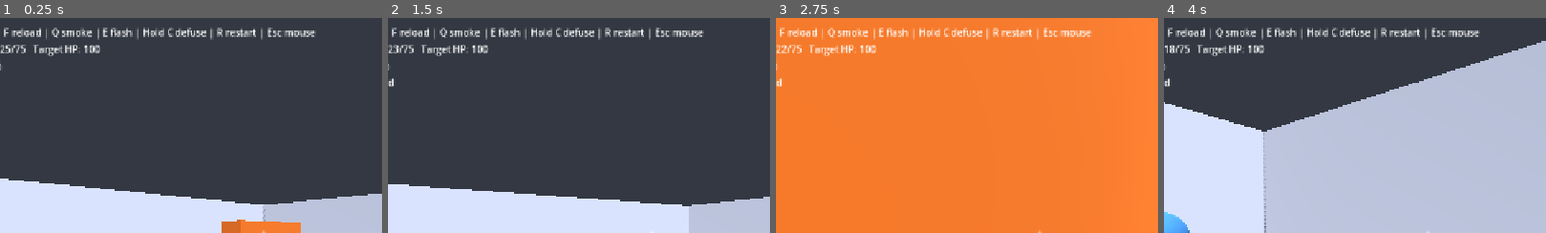
Above: before the commit, frames 1-4 (left to right).
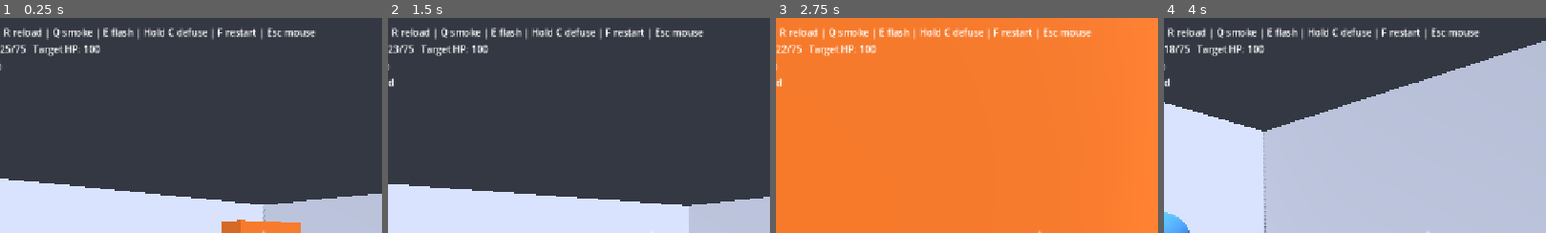
Above: after the commit, the same moments.

Repository: Wonho2007/callout-trainer
Game: Godot game, scene res://scenes/main.tscn
Two runs of this game, one before a commit and one after it. Both use one fixed random seed, a clock stepped at 60 frames per second and the inputs below.
Inputs (mouse positions are % of the whole screen's width and height, from its top left):
- Up to frame 1 (0.25 s): no input
- Up to frame 2 (1.5 s): tap Enter at 0.5 s; move the mouse to (55, 50) at 0.52 s; hold C (defuse) 0.53-1.28 s; hold W (move_forward) from 0.53 s (still down); tap Space (jump) at 0.77 s; click (55, 50) at 0.8 s; move the mouse to (45, 50) at 1.27 s; click (45, 50) at 1.35 s
- Up to frame 3 (2.75 s): keep holding W (move_forward); tap Space (jump) at 1.52 s; tap C (defuse) at 1.55 s; move the mouse to (52, 48) at 2.02 s; hold Ctrl (crouch) from 2.03 s (still down); click (52, 48) at 2.3 s
- Up to frame 4 (4 s): keep holding W (move_forward); move the mouse to (49, 52) at 2.77 s; release Ctrl (crouch) at 2.78 s; tap C (defuse) at 2.85 s; tap Space (jump) at 3.02, 3.77 s; move the mouse to (57, 51) at 3.52 s; press the mouse at (57, 51) at 3.53 s
The pictures show only the part of the screen within x 16-66%, y 0-50%; the shares and areas given below are measured in that part.

The runs differ from the first frame. In frame 1, 1.2% of the frame differs, in the area x 2-59%, y 4-11%; in frame 2, 1.2%; in frame 3, 1.3%; in frame 4, 1.2%.

Commit message:
Add bullet tracers (visual) and swap reload/restart keys (Person 1)
weapons/tracer.gd draws a short-lived streak from a muzzle offset to the shot's
impact, spawned on the weapon's fired signal. The shot stays hitscan — no travel
time, no gameplay or fairness change; tracer is cosmetic and works for any
shooter. Input swap: reload is now R, restart is now F; HUD hints and round-end
messages updated to match.

Verified in Godot 4.4.1: tracer visible from a barrel offset and short-lived;
R reloads, F restarts. check_repo passes.

Diff:
--- a/project.godot
+++ b/project.godot
@@ -61,7 +61,7 @@
 }
 restart={
 "deadzone": 0.5,
-"events": [Object(InputEventKey,"resource_local_to_scene":fa …(140 unchanged characters)… d":false,"keycode":0,"physical_keycode":82,"key_label":0,"unicode":0,"location":0,"echo":false,"script":null)
+"events": [Object(InputEventKey,"resource_local_to_scene":fa …(140 unchanged characters)… d":false,"keycode":0,"physical_keycode":70,"key_label":0,"unicode":0,"location":0,"echo":false,"script":null)
 ]
 }
 toggle_mouse={
@@ -76,7 +76,7 @@
 }
 reload={
 "deadzone": 0.5,
-"events": [Object(InputEventKey,"resource_local_to_scene":fa …(140 unchanged characters)… d":false,"keycode":0,"physical_keycode":70,"key_label":0,"unicode":0,"location":0,"echo":false,"script":null)
+"events": [Object(InputEventKey,"resource_local_to_scene":fa …(140 unchanged characters)… d":false,"keycode":0,"physical_keycode":82,"key_label":0,"unicode":0,"location":0,"echo":false,"script":null)
 ]
 }
 throw_smoke={
--- a/scenes/main.gd
+++ b/scenes/main.gd
@@ -169,7 +169,7 @@
 func _update_hud() -> void:
 	var hud := get_node_or_null("HUD/Hints")
 	if hud:
-		hud.text = "WASD move | LMB fire | F reload | Q smoke | E flash | Hold C defuse | R restart | Esc mouse"
+		hud.text = "WASD move | LMB fire | R reload | Q smoke | E flash | Hold C defuse | F restart | Esc mouse"
 
 
 func _update_status() -> void:
@@ -197,11 +197,11 @@
 		return
 	match _round_state:
 		"defused":
-			label.text = "SPIKE DEFUSED — round won.  Press R to restart."
+			label.text = "SPIKE DEFUSED — round won.  Press F to restart."
 		"detonated":
-			label.text = "SPIKE DETONATED — round lost.  Press R to restart."
+			label.text = "SPIKE DETONATED — round lost.  Press F to restart."
 		"player_down":
-			label.text = "YOU ARE DOWN — round lost.  Press R to restart."
+			label.text = "YOU ARE DOWN — round lost.  Press F to restart."
 		_:
 			if _spike:
 				var pct := int(_spike.defuse_progress * 100.0)
--- a/scenes/main.tscn
+++ b/scenes/main.tscn
@@ -34,7 +34,7 @@
 offset_top = 12.0
 offset_right = 900.0
 offset_bottom = 40.0
-text = "WASD move | LMB fire | F reload | Q smoke | E flash | Hold C defuse | R restart | Esc mouse"
+text = "WASD move | LMB fire | R reload | Q smoke | E flash | Hold C defuse | F restart | Esc mouse"
 
 [node name="Round" type="Label" parent="HUD"]
 offset_left = 12.0
--- /dev/null
+++ b/weapons/tracer.gd
@@ -0,0 +1,53 @@
+extends Node3D
+class_name Tracer
+## Bullet tracer — a purely visual streak from muzzle to impact (Person 1).
+##
+## The shot is still hitscan: the hit is resolved instantly by the weapon's
+## raycast. This only draws a thin line from `from_pos` to `to_pos` and fades it
+## out over a short lifetime, for shooter feedback. It changes no gameplay and
+## reads no game state. Works for any shooter (player and bots).
+
+@export var lifetime_s: float = 0.05
+@export var thickness: float = 0.03
+
+var _mesh: MeshInstance3D
+var _mat: StandardMaterial3D
+var _age: float = 0.0
+
+
+## Draw a tracer between two world points, then free self after the lifetime.
+func setup(from_pos: Vector3, to_pos: Vector3) -> void:
+	var seg := to_pos - from_pos
+	var length := seg.length()
+	if length < 0.01:
+		queue_free()
+		return
+
+	_mesh = MeshInstance3D.new()
+	var box := BoxMesh.new()
+	# A thin long box along local -Z; we orient the node to look down the shot.
+	box.size = Vector3(thickness, thickness, length)
+	_mesh.mesh = box
+
+	_mat = StandardMaterial3D.new()
+	_mat.albedo_color = Color(1.0, 0.9, 0.3)
+	_mat.shading_mode = BaseMaterial3D.SHADING_MODE_UNSHADED
+	_mat.emission_enabled = true
+	_mat.emission = Color(1.0, 0.85, 0.3)
+	_mesh.material_override = _mat
+	_mesh.cast_shadow = GeometryInstance3D.SHADOW_CASTING_SETTING_OFF
+	add_child(_mesh)
+
+	# Position at the midpoint and orient so local -Z points toward the impact.
+	global_position = from_pos + seg * 0.5
+	var up := Vector3.UP
+	# Avoid a degenerate look_at when the shot is near-vertical.
+	if absf(seg.normalized().dot(Vector3.UP)) > 0.99:
+		up = Vector3.RIGHT
+	look_at(to_pos, up)
+
+
+func _process(delta: float) -> void:
+	_age += delta
+	if _age >= lifetime_s:
+		queue_free()
--- a/weapons/weapon.gd
+++ b/weapons/weapon.gd
@@ -48,10 +48,34 @@
 var _recent_fire_heat: float = 0.0  # 0..1, grows with sustained fire
 
 
+const TracerScript := preload("res://weapons/tracer.gd")
+
+## Show a visual tracer on each shot. Purely cosmetic; hit stays hitscan.
+@export var show_tracer: bool = true
+
+
 func _ready() -> void:
 	in_mag = magazine_size
 	reserve = reserve_ammo
 	ammo_changed.emit(in_mag, reserve)
+	if show_tracer:
+		fired.connect(_spawn_tracer)
+
+
+## Spawn a world-space tracer from a muzzle offset to the impact. Added under
+## the current scene (not the weapon) so it stays put while the camera moves.
+func _spawn_tracer(from_pos: Vector3, to_pos: Vector3, _hit: bool) -> void:
+	# Offset the visible start down-right from the camera so the streak reads as
+	# coming from a gun barrel instead of the center of the screen. The hit is
+	# unchanged (still resolved from the true origin); this is cosmetic only.
+	var basis := global_transform.basis
+	var muzzle := from_pos - basis.y * 0.18 + basis.x * 0.22 - basis.z * 0.4
+	var tracer: Tracer = TracerScript.new()
+	var host := get_tree().current_scene
+	if host == null:
+		host = self
+	host.add_child(tracer)
+	tracer.setup(muzzle, to_pos)
 
 
 func _process(delta: float) -> void:
Not shown, added: weapons/tracer.gd.uid
Not shown, changed: docs/HANDOFFS.md
